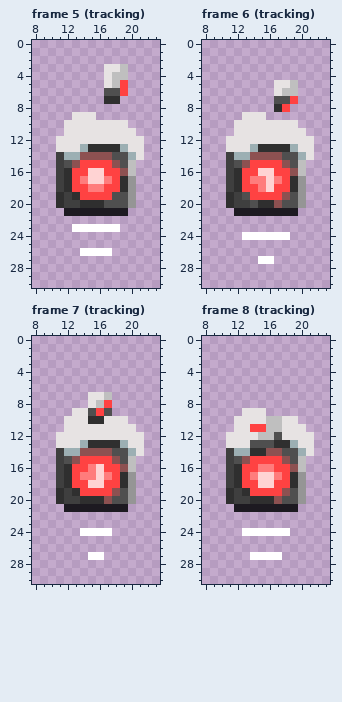
A pixel-art file gets an edit: game/enemies/drone/assets/enemy-patrol.aseprite. Above: the version before the commit.
32x32 pixels, 18 frames. Shown: frame 5 (tracking): x 8..23, y 0..30; frame 6 (tracking): x 8..23, y 0..30; frame 7 (tracking): x 8..23, y 0..30; frame 8 (tracking): x 8..23, y 0..30. The commit also changed other frames, which this record leaves out.
Once edited:
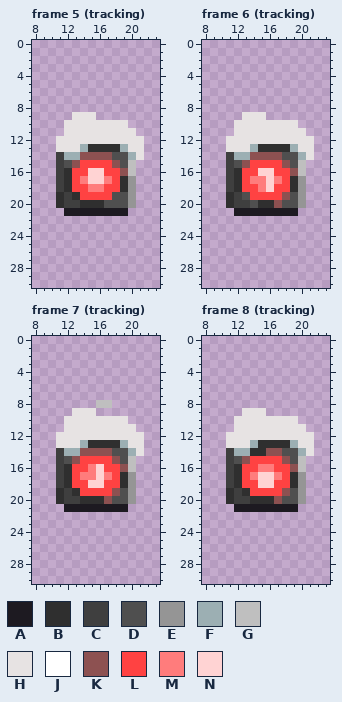
Palette (. is transparent): A #1d1a21  B #2f2f2f  C #3f3f3f  D #4f4f4f  E #959595  F #9cafb3  G #bfbfbf  H #e7e3e3  J #ffffff  K #8d5151  L #ff4242  M #ff7c7c  N #ffd3d3
The edit:
Changed rows in their new state; - is an unchanged pixel.
Frame 5 (tracking), layers "Layer 3", "Layer 1":
first column x 17:
 3 ...
 4 ...
 5 ...
 6 ...
 7 ..-
first column x 13:
23 ......
26 -....-
Frame 6 (tracking), layers "Layer 3", "Layer 1":
first column x 17:
 5 ...
 6 ...
 7 ...
 8 ..-
first column x 13:
24 ......
27 --..--
Frame 7 (tracking), layers "Layer 3", "Layer 1":
first column x 15:
 7 ...
 8 .-G
 9 H..
10 HH-
first column x 14:
24 ....
27 -..-
Frame 8 (tracking), layers "Layer 3", "Layer 1":
first column x 14:
10 --HH
11 HHHH
12 -HHH
13 FBB-
first column x 13:
24 ......
27 -....-
Pixel boxes of the changes (left, top, right, bottom) in both pictures:
erased: (104, 64, 128, 104)
erased: (72, 224, 120, 256)
erased: (274, 80, 298, 112)
erased: (242, 232, 290, 264)
changed: (88, 392, 112, 424)
erased: (80, 528, 112, 560)
changed: (250, 416, 282, 448)
erased: (242, 528, 290, 560)
